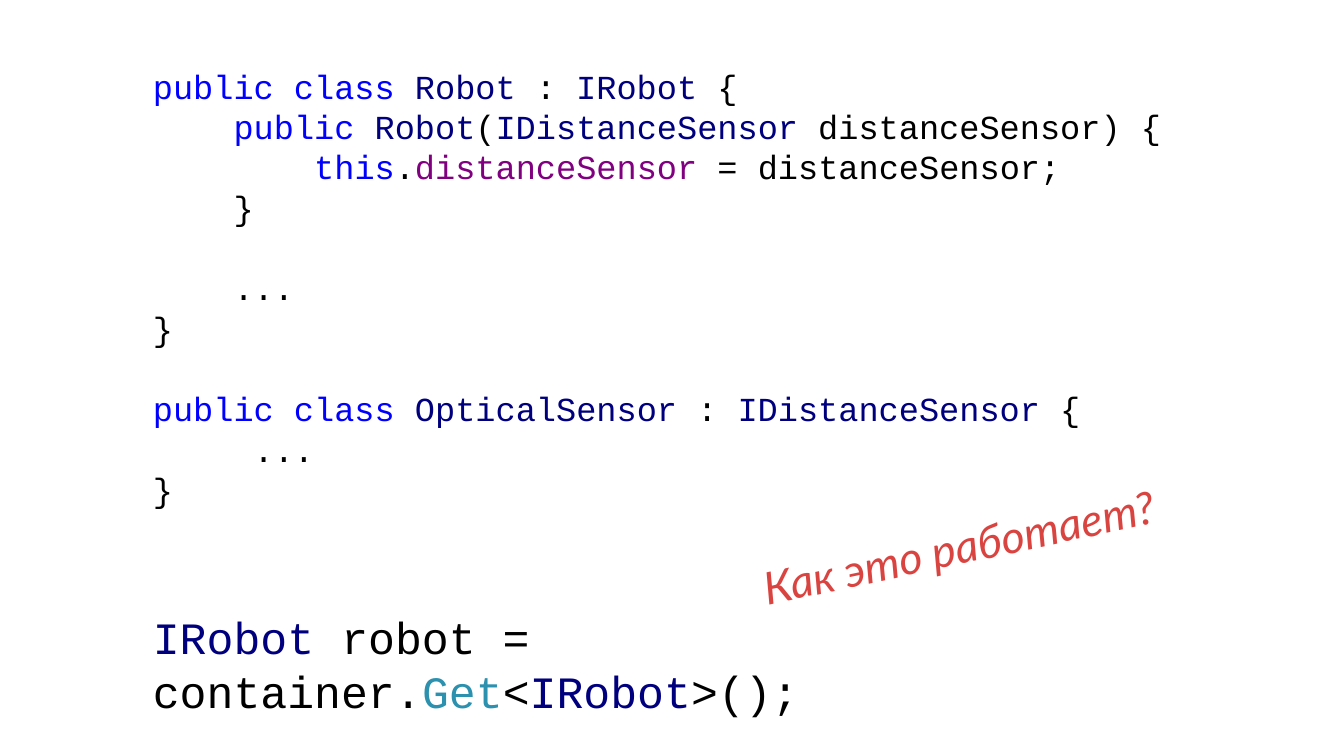
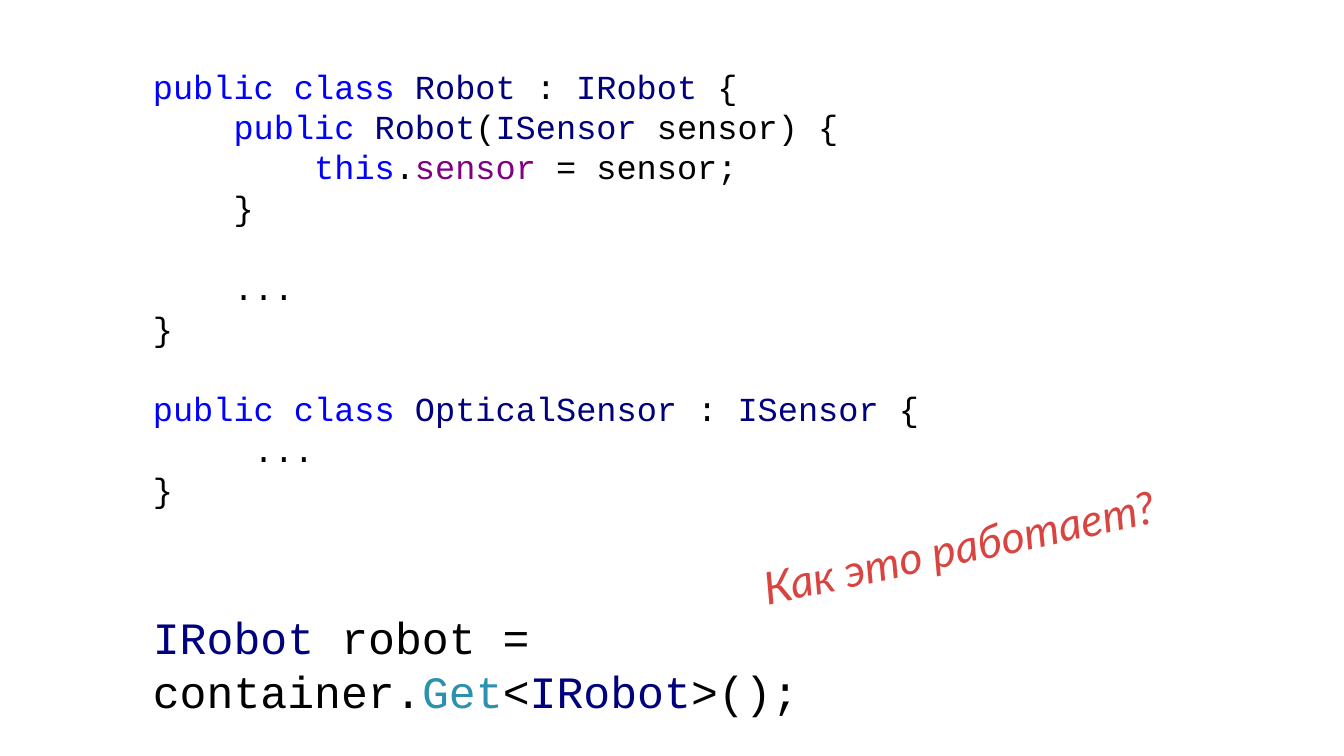
Before and after one commit to kontur-courses/di, a slide deck: slide 28 of di.pptx (slide 14 before the commit). Drawn at 1344x756 pixels with LibreOffice and Linux fonts; fonts in the diff are those of the drawing. Boxes give left, top, right and bottom in pixels: in the first picture for what was removed or moved away, otherwise in the second. Text is boxed around its words. In the diff, an @@ line names an element or a change of style, - is before the commit and + after.

```diff
--- a/di.pptx
+++ b/di.pptx
@@ text at [153, 74, 798, 185]: text changed; text colour #000000 to #00007F @@
-public class Robot : IRobot {
-public Robot(IDistanceSensor distanceSensor) {
-this.distanceSensor = distanceSensor;
-}
+public class Robot : IRobot {
+public Robot(ISensor sensor) {
+this.sensor = sensor;
+}
@@ text at [153, 397, 879, 428]: text changed @@
-public class OpticalSensor : IDistanceSensor {
+public class OpticalSensor : ISensor {
```
Also in this commit, not shown: 7 other slides changed, 14 slides added.
